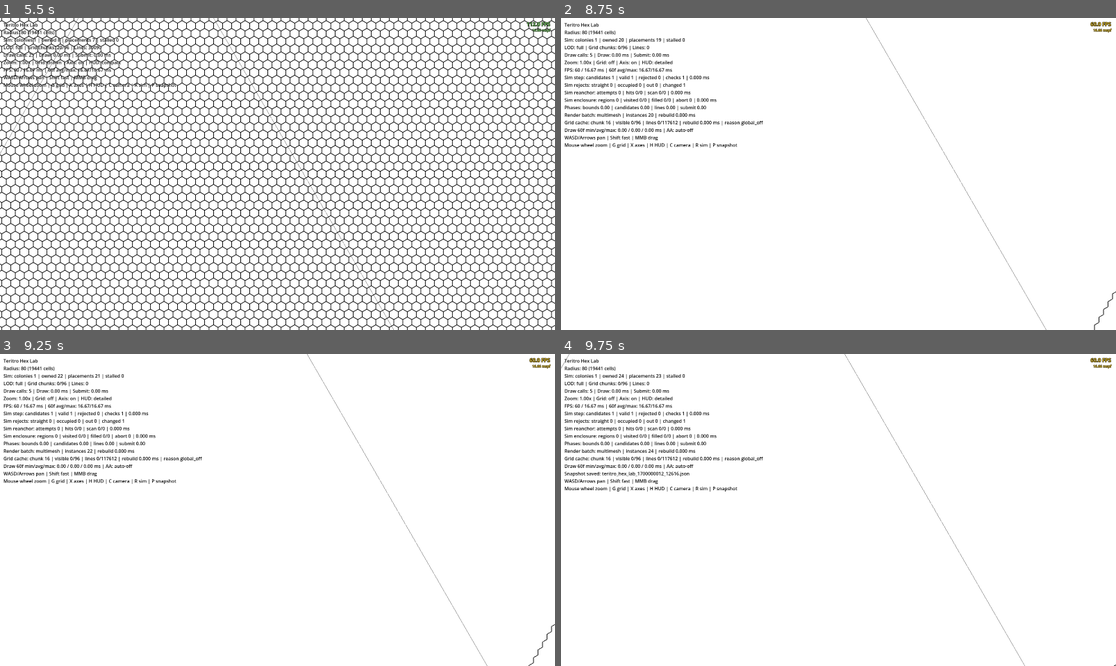
Above: before the commit, frames 1-4 (two rows, left to right).
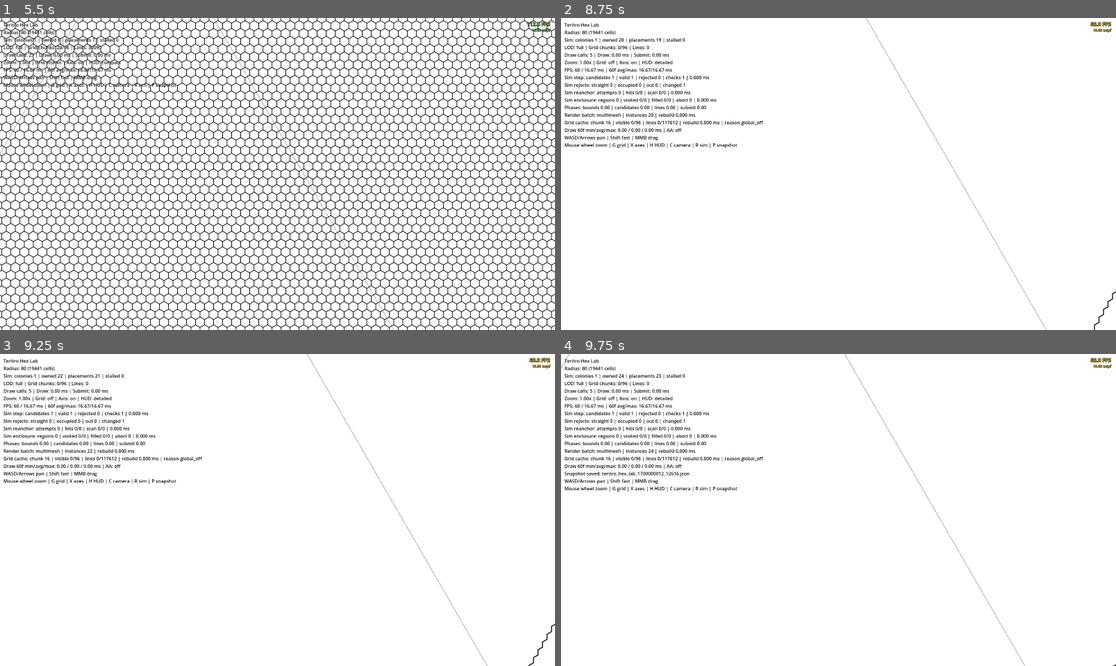
Above: after the commit, the same moments.

Repository: Kanturna/teritro
Game: Godot game, scene res://scenes/hex_lab.tscn
The game is run twice, just before and just after one commit, with the same random seed, the same clock (stepped at 60 frames per second) and the same inputs.
Inputs (mouse positions are in pixels of both pictures, inside the frame that each line leads up to):
- Up to frame 1 (5.5 s): tap Enter at 0.5, 3.5 s; move the mouse to (399, 158) at 0.52 s; hold D 0.53-1.25 s; tap C at 0.6 s; click (399, 158) at 0.67 s; drag from (166, 189) to (249, 236) at 1.27 s; tap Space at 2, 5 s; move the mouse to (333, 105) at 2.02 s; hold D 2.03-2.75 s; tap X at 2.1 s; drag from (249, 236) to (111, 127) at 2.77 s; move the mouse to (444, 220) at 3.52 s; hold A 3.53-4.25 s; tap R at 3.6 s; tap F3 (cycle_debug_menu) at 4.15 s; drag from (111, 127) to (194, 96) at 4.27 s; move the mouse to (305, 174) at 5.02 s; hold S from 5.03 s (still down); hold Shift from 5.03 s (still down); click (305, 174) at 5.17 s
- Up to frame 2 (8.75 s): release S at 5.75 s; release Shift at 5.75 s; drag from (755, 96) to (727, 189) at 5.77 s; tap Enter at 6.5 s; move the mouse to (960, 158) at 6.52 s; hold W 6.53-7.25 s; tap G at 6.6 s; drag from (727, 189) to (810, 236) at 7.27 s; tap Space at 8 s; move the mouse to (894, 105) at 8.02 s; hold S from 8.03 s (still down); tap H at 8.1 s
- Up to frame 3 (9.25 s): release S at 8.75 s; drag from (249, 572) to (111, 463) at 8.77 s
- Up to frame 4 (9.75 s): move the mouse to (1005, 556) at 9.52 s; hold W from 9.53 s (still down); tap P at 9.6 s; click (1005, 556) at 9.67 s

Frame 1 is identical in both runs. In frame 2, less than 0.1% of the frame differs, in the area x 20-100%, y 35-100%; in frame 3, less than 0.1%; in frame 4, less than 0.1%.

Commit message:
perf(rendering): make debug grid visibility user-controlled
WHAT:
- Make G the authoritative debug-grid visibility toggle across all zoom/LOD levels.
- Keep LOD branches, but stop using LOD to hide the grid.
- Pin grid antialiasing on by default to stabilize line weight while panning.
- Remove the active zoom_lod HUD path.
- Add Slice 8.3.1 plan and update STATUS, NEXT_STEPS, DECISIONS, and FINDINGS.
- Update renderer and lab smoke tests for the new grid visibility and AA behavior.

WHY:
- User testing showed that LOD auto-hide broke the grid as a measurement tool.
- Auto-AA could change with camera position, making grid lines appear uneven.

IMPACT:
- G on means grid visible; G off means grid hidden.
- Far-zoom grid-on cost is now an explicit user-controlled tradeoff.
- Future uncomfortable far-zoom grid cost should trigger shader/TileMap/mesh-grid evaluation, not another visibility workaround.

VALIDATION:
- hex_grid_math_test.gd passed.
- territory_sim_test.gd passed.
- hex_debug_metrics_test.gd passed.
- hex_lab_smoke_test.gd passed.
- git diff --check passed.

DOCS:
- Added docs/PLAN_SLICE_8_3_1.md.
- Updated ADR-013, FINDINGS, STATUS, and NEXT_STEPS.

RISKS:
- Far-zoom grid-on may still cost FPS because the grid is no longer hidden by LOD.

FOLLOW-UP:
- Manually measure grid-on/off performance at 1.0, 0.7, 0.65, 0.6, and 0.25 with snapshots.

Diff:
--- a/src/rendering/hex_map_renderer.gd
+++ b/src/rendering/hex_map_renderer.gd
@@ -21,7 +21,7 @@
 @export var overview_line_screen_width := 1.5
 @export var map_outline_screen_width := 2.0
 @export var default_colony_color := Color(0.1, 0.36, 1.0, 0.45)
-@export var grid_line_antialiased := false
+@export var grid_line_antialiased := true
 @export var grid_line_auto_antialias := true
 @export var grid_antialias_line_point_limit := 40000
 @export var grid_chunk_size := 16:
@@ -155,9 +155,6 @@
 	if not grid_visible:
 		_grid_hidden_reason = "global_off"
 		return false
-	if get_current_lod_mode() != "full":
-		_grid_hidden_reason = "zoom_lod"
-		return false
 
 	_grid_hidden_reason = "none"
 	return true
@@ -196,38 +193,24 @@
 	_reset_draw_metrics()
 	_lod_mode = _get_lod_for_zoom(_get_camera_zoom())
 
+	var draw_grid := will_draw_cell_grid()
+	var visible_rect := Rect2()
+	if draw_grid:
+		var bounds_start := Time.get_ticks_usec()
+		visible_rect = _get_visible_local_rect()
+		_bounds_ms = _elapsed_ms(bounds_start)
+
+	var submit_start := Time.get_ticks_usec()
 	if _lod_mode == "overview":
-		_update_grid_hidden_reason_for_lod(_lod_mode)
-		var overview_submit_start := Time.get_ticks_usec()
 		_draw_overview_map()
-		_submit_ms = _elapsed_ms(overview_submit_start)
-		_draw_ms = _elapsed_ms(start_usec)
-		return
-
-	if _lod_mode == "simple":
-		_update_grid_hidden_reason_for_lod(_lod_mode)
-		var simple_submit_start := Time.get_ticks_usec()
+	elif _lod_mode == "simple":
 		_draw_simple_map()
-		_submit_ms = _elapsed_ms(simple_submit_start)
-		_draw_ms = _elapsed_ms(start_usec)
-		return
-
-	if not will_draw_cell_grid():
-		var hidden_submit_start := Time.get_ticks_usec()
+	else:
 		_draw_map_outline()
 		_draw_debug_axis_lines()
-		_submit_ms = _elapsed_ms(hidden_submit_start)
-		_draw_ms = _elapsed_ms(start_usec)
-		return
-
-	var bounds_start := Time.get_ticks_usec()
-	var visible_rect := _get_visible_local_rect()
-	_bounds_ms = _elapsed_ms(bounds_start)
-
-	var submit_start := Time.get_ticks_usec()
-	_draw_map_outline()
-	_draw_debug_axis_lines()
-	_draw_grid_chunks(visible_rect)
+
+	if draw_grid:
+		_draw_grid_chunks(visible_rect)
 	_submit_ms = _elapsed_ms(submit_start)
 
 	_draw_ms = _elapsed_ms(start_usec)
@@ -285,15 +268,6 @@
 	return grid_line_auto_antialias and _line_point_count <= grid_antialias_line_point_limit
 
 
-func _update_grid_hidden_reason_for_lod(lod: String) -> void:
-	if not grid_visible:
-		_grid_hidden_reason = "global_off"
-	elif lod != "full":
-		_grid_hidden_reason = "zoom_lod"
-	else:
-		_grid_hidden_reason = "none"
-
-
 func _draw_grid_chunks(visible_rect: Rect2) -> void:
 	_visible_grid_chunk_entries.clear()
 	_grid_chunks_visible = 0
--- a/src/scenes/hex_lab.gd
+++ b/src/scenes/hex_lab.gd
@@ -330,7 +330,5 @@
 	match str(metrics["grid_hidden_reason"]):
 		"global_off":
 			return "off"
-		"zoom_lod":
-			return "hidden by LOD"
 		_:
 			return "hidden"
--- a/tests/headless/hex_debug_metrics_test.gd
+++ b/tests/headless/hex_debug_metrics_test.gd
@@ -132,14 +132,15 @@
 		metrics["line_points"] > 0 and metrics["line_points"] <= metrics["grid_cache_line_points_total"],
 		"full grid uses cached shared edges"
 	)
-	_assert_eq(metrics["grid_line_antialiased"], false, "manual grid antialiasing default")
-	_assert_eq(metrics["grid_line_effective_antialiased"], true, "auto antialiasing activates under line-point limit")
+	_assert_eq(metrics["grid_line_antialiased"], true, "grid antialiasing pinned on by default")
+	_assert_eq(metrics["grid_line_effective_antialiased"], true, "chunked grid antialiasing remains active")
 
 	_assert_camera_redraw_matrix(renderer, camera)
 	await _assert_owned_cell_batch_path(renderer, camera)
 	_assert_multimesh_preserves_per_colony_color(renderer)
 	await _assert_chunked_grid_cache(renderer, camera)
 	_assert_grid_position_independence(renderer, camera)
+	await _assert_grid_antialiasing_stability(renderer, camera)
 	_assert_snapshot_roundtrip(scene, debug_overlay, camera)
 
 	if _failures.is_empty():
@@ -161,11 +162,12 @@
 
 func _assert_camera_redraw_matrix(renderer: Node, camera: Camera2D) -> void:
 	var cases := [
-		{"zoom": 0.25, "grid": true, "lod": "overview", "redraw": false},
+		{"zoom": 0.25, "grid": true, "lod": "overview", "redraw": true},
 		{"zoom": 0.25, "grid": false, "lod": "overview", "redraw": false},
-		{"zoom": 0.6, "grid": true, "lod": "simple", "redraw": false},
+		{"zoom": 0.6, "grid": true, "lod": "simple", "redraw": true},
 		{"zoom": 0.6, "grid": false, "lod": "simple", "redraw": false},
-		{"zoom": 0.65, "grid": true, "lod": "simple", "redraw": false},
+		{"zoom": 0.65, "grid": true, "lod": "simple", "redraw": true},
+		{"zoom": 0.65, "grid": false, "lod": "simple", "redraw": false},
 		{"zoom": 0.7, "grid": true, "lod": "full", "redraw": true},
 		{"zoom": 0.7, "grid": false, "lod": "full", "redraw": false},
 		{"zoom": 1.0, "grid": true, "lod": "full", "redraw": true},
@@ -260,7 +262,7 @@
 		Vector2(0.0, 1600.0),
 		Vector2(0.0, -1600.0),
 	]
-	for zoom in [1.0, 0.7]:
+	for zoom in [1.0, 0.7, 0.65, 0.6, 0.25]:
 		var has_expected := false
 		var expected_draw := false
 		var expected_reason := ""
@@ -283,8 +285,33 @@
 
 	renderer.grid_visible = true
 	camera.zoom = Vector2.ONE * 0.6
-	_assert_eq(renderer.will_draw_cell_grid(), false, "simple LOD hides grid")
-	_assert_eq(renderer.get_debug_metrics()["grid_hidden_reason"], "zoom_lod", "simple LOD hidden reason")
+	_assert_eq(renderer.will_draw_cell_grid(), true, "simple LOD keeps grid visible")
+	_assert_eq(renderer.get_debug_metrics()["grid_hidden_reason"], "none", "simple LOD visible reason")
+
+
+func _assert_grid_antialiasing_stability(renderer: Node, camera: Camera2D) -> void:
+	var positions := [
+		Vector2.ZERO,
+		Vector2(1600.0, 0.0),
+		Vector2(-1600.0, 0.0),
+		Vector2(0.0, 1600.0),
+		Vector2(0.0, -1600.0),
+	]
+	for zoom in [1.0, 0.7]:
+		var has_expected := false
+		var expected := false
+		for position in positions:
+			camera.zoom = Vector2.ONE * zoom
+			camera.position = position
+			renderer.grid_visible = true
+			renderer.queue_redraw()
+			await process_frame
+			var effective: bool = renderer.get_debug_metrics()["grid_line_effective_antialiased"]
+			if not has_expected:
+				has_expected = true
+				expected = effective
+			_assert_eq(effective, expected, "AA stability zoom %.2f" % zoom)
+	_assert_eq(renderer.get_debug_metrics()["grid_line_antialiased"], true, "AA default remains pinned on")
 
 
 func _assert_snapshot_roundtrip(scene: Node, debug_overlay: Node, camera: Camera2D) -> void:
--- a/tests/headless/hex_lab_smoke_test.gd
+++ b/tests/headless/hex_lab_smoke_test.gd
@@ -37,7 +37,7 @@
 	_assert_eq(renderer.get_current_lod_mode(), "full", "default zoom LOD")
 	_assert_eq(renderer.will_draw_cell_grid(), true, "default zoom draws cell grid")
 	_assert_eq(renderer.get_debug_metrics()["debug_axis_visible"], false, "debug axes hidden by default")
-	_assert_eq(renderer.get_debug_metrics()["grid_line_antialiased"], false, "grid lines antialiasing off by default")
+	_assert_eq(renderer.get_debug_metrics()["grid_line_antialiased"], true, "grid lines antialiasing pinned on by default")
 
 	camera.zoom = Vector2.ONE * 0.7
 	_assert_eq(renderer.get_current_lod_mode(), "full", "0.7 zoom uses full LOD")
@@ -45,15 +45,15 @@
 
 	camera.zoom = Vector2.ONE * 0.65
 	_assert_eq(renderer.get_current_lod_mode(), "simple", "threshold zoom uses simple LOD")
-	_assert_eq(renderer.will_draw_cell_grid(), false, "threshold zoom hides cell grid by LOD")
+	_assert_eq(renderer.will_draw_cell_grid(), true, "threshold zoom keeps cell grid visible")
 
 	camera.zoom = Vector2.ONE * 0.6
 	_assert_eq(renderer.get_current_lod_mode(), "simple", "mid zoom uses simple LOD")
-	_assert_eq(renderer.will_draw_cell_grid(), false, "mid zoom hides cell grid by LOD")
+	_assert_eq(renderer.will_draw_cell_grid(), true, "mid zoom keeps cell grid visible")
 
 	camera.zoom = Vector2.ONE * 0.25
 	_assert_eq(renderer.get_current_lod_mode(), "overview", "min zoom uses overview LOD")
-	_assert_eq(renderer.will_draw_cell_grid(), false, "min zoom hides cell grid by LOD")
+	_assert_eq(renderer.will_draw_cell_grid(), true, "min zoom keeps cell grid visible")
 
 	renderer.grid_visible = false
 	_assert_eq(renderer.get_debug_metrics()["grid_visible"], false, "grid visibility toggle off")
Not shown, changed: docs/DECISIONS.md
Not shown, changed: docs/FINDINGS.md
Not shown, changed: docs/NEXT_STEPS.md
Not shown, added: docs/PLAN_SLICE_8_3_1.md
Not shown, changed: docs/STATUS.md
